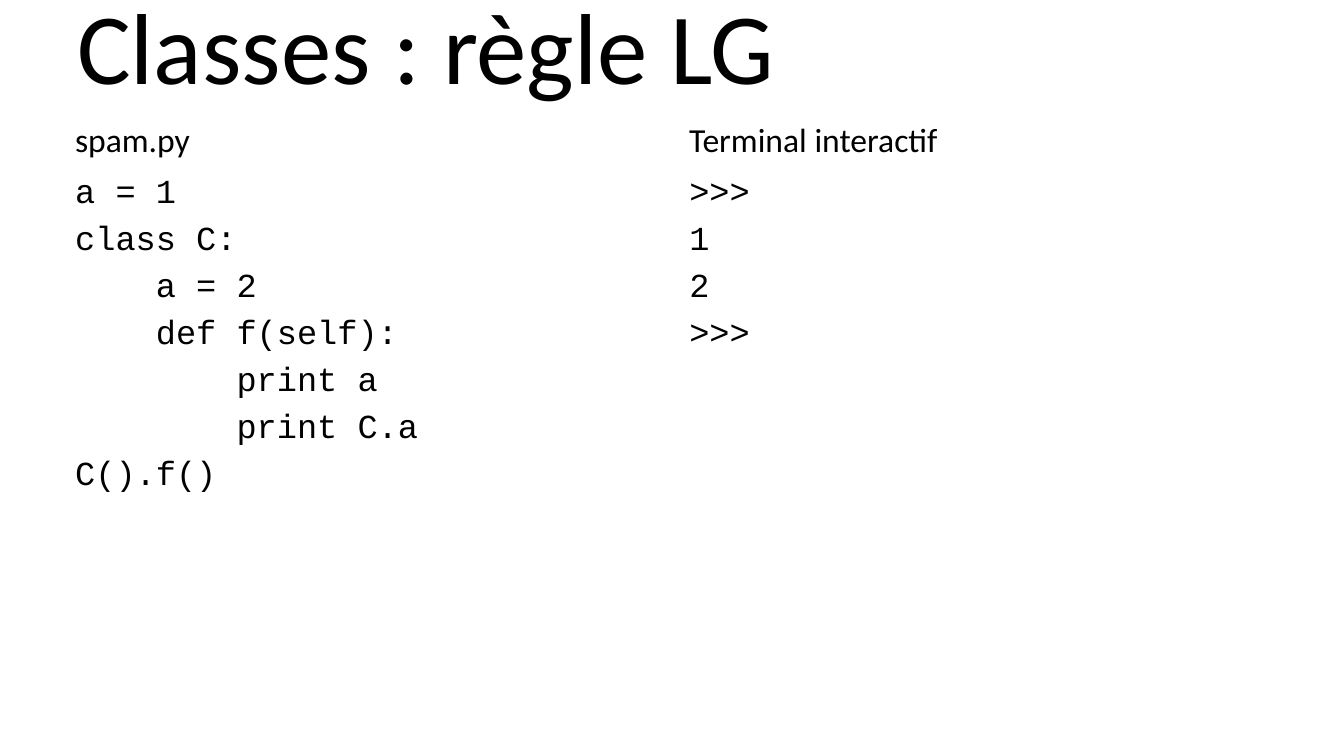
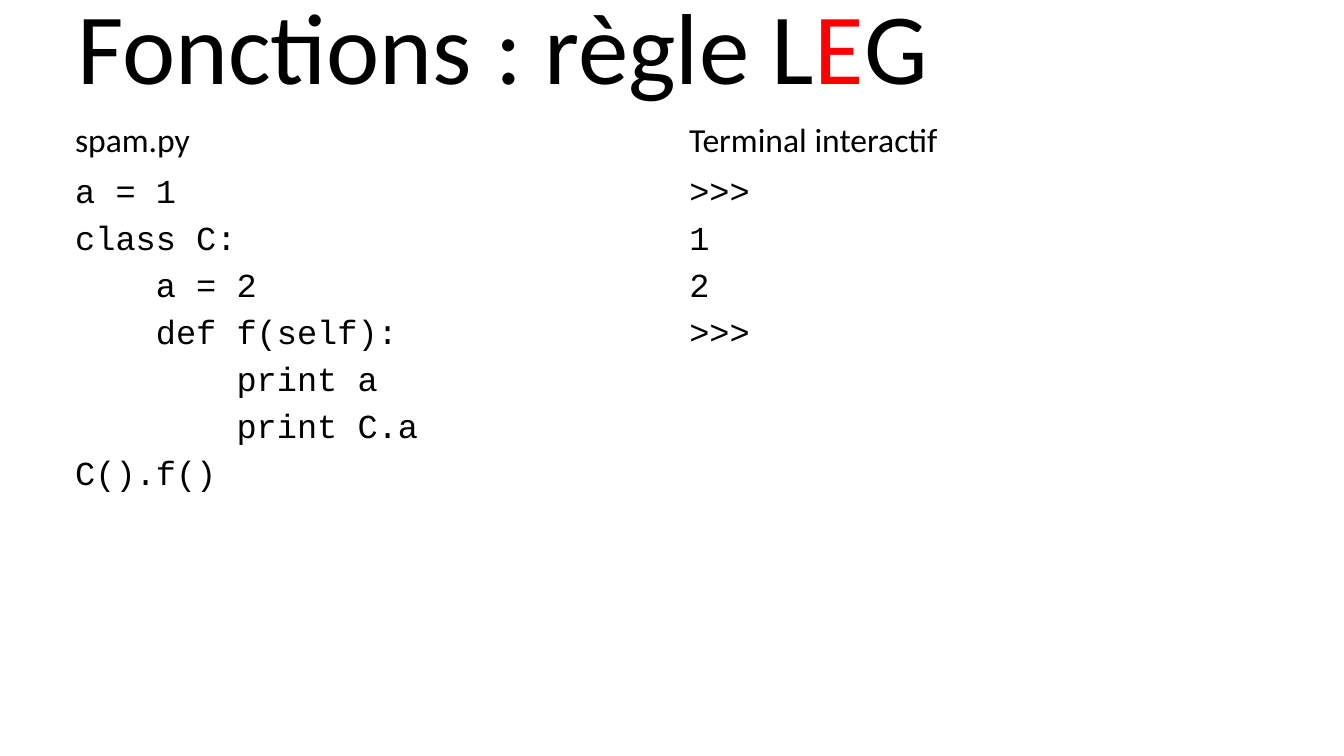
Before and after one commit to parmentelat/flotpython-archive, a slide deck: slide 8 of semaine4/CO12AL-W4-VIDEO09-SLIDE01.pptx (slide 9 before the commit). Drawn at 1344x756 pixels with LibreOffice and Linux fonts; fonts in the diff are those of the drawing. Boxes give left, top, right and bottom in pixels: in the first picture for what was removed or moved away, otherwise in the second. Text is boxed around its words. In the diff, an @@ line names an element or a change of style, - is before the commit and + after.

```diff
--- a/semaine4/CO12AL-W4-VIDEO09-SLIDE01.pptx
+++ b/semaine4/CO12AL-W4-VIDEO09-SLIDE01.pptx
@@ text at bbox=[77, 14, 928, 102]: text changed @@
-Classes : règle LG
+Fonctions : règle LEG
```
Also in this commit, not shown: 2 other slides changed, 4 other files.
